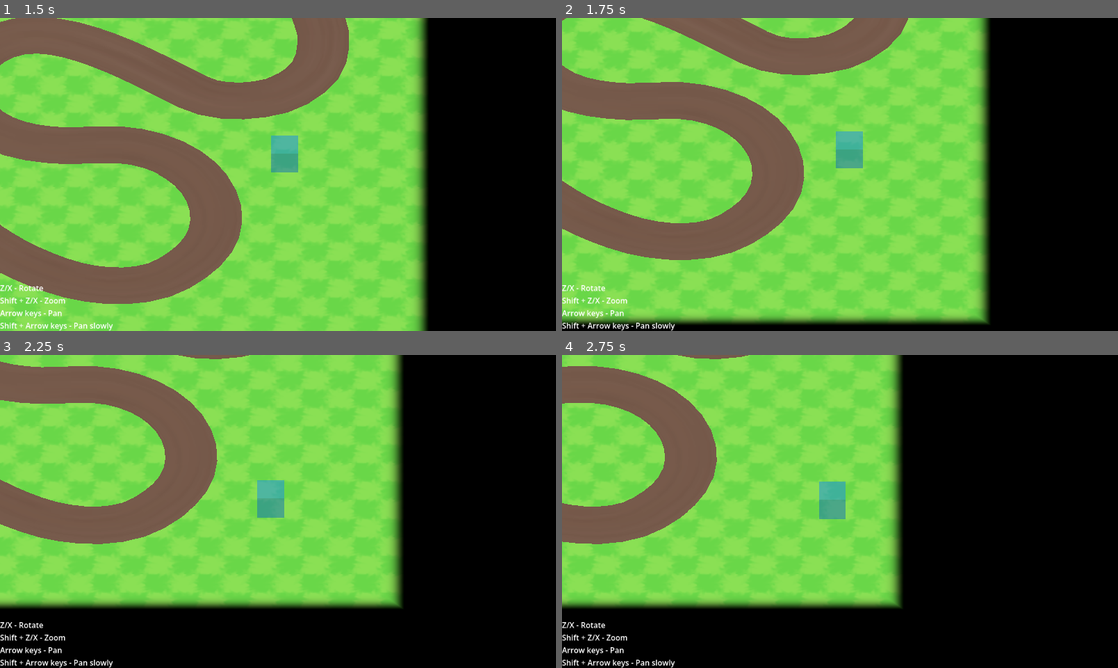
Above: before the commit, frames 1-4 (two rows, left to right).
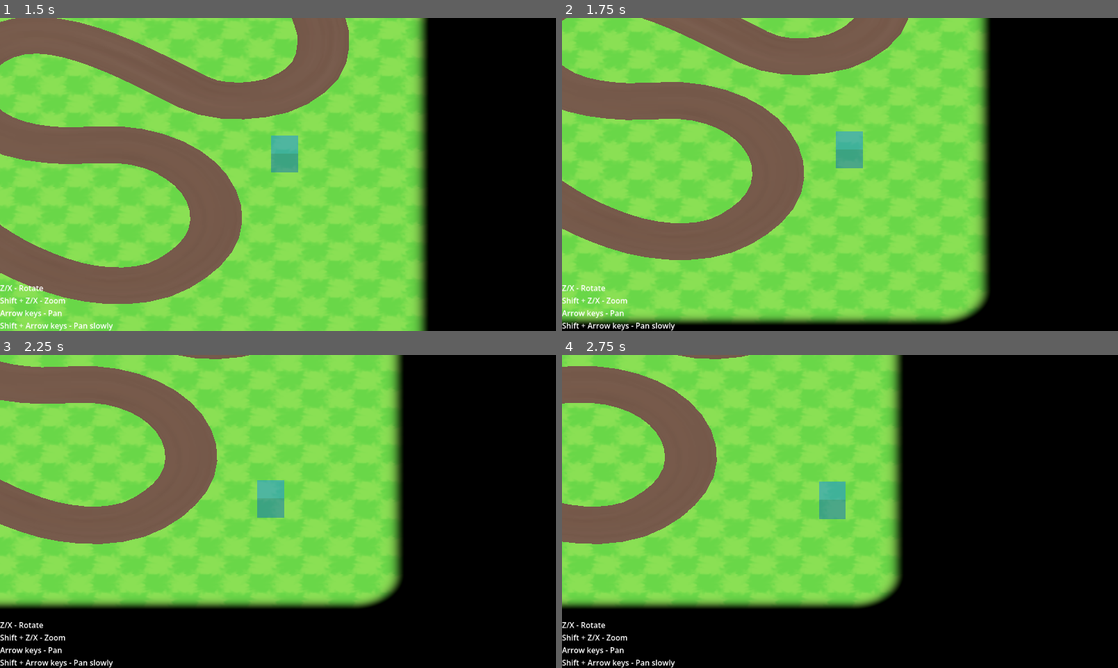
Above: after the commit, the same moments.

Repository: dairycultist/furry-roguelike-platformer
Game: Godot game, scene res://scene.tscn
Two runs of this game, one before a commit and one after it. Both use one fixed random seed, a clock stepped at 60 frames per second and the inputs below.
Inputs:
- Up to frame 1 (1.5 s): tap Enter at 0.5 s; hold Right (pan_right) 0.53-1.28 s; tap X (camalt_negative) at 0.6 s; hold Down (pan_down) from 1.28 s (still down); tap Z (camalt_positive) at 1.35 s
- Up to frame 2 (1.75 s): keep holding Down (pan_down)
- Up to frame 3 (2.25 s): release Down (pan_down) at 2.03 s; hold Right (pan_right) from 2.03 s (still down); hold Shift (modify_action) from 2.03 s (still down)
- Up to frame 4 (2.75 s): keep holding Right (pan_right); keep holding Shift (modify_action)

Frame 1 is identical in both runs. In frame 2, 0.4% of the frame differs, in the area x 70-77%, y 89-98%; in frame 3, 0.4%, in the area x 65-73%, y 72-81%; in frame 4, 0.4%.

Commit message:
Fade corners

Diff:
--- a/scene.tscn
+++ b/scene.tscn
@@ -17,6 +17,7 @@
 shader_parameter/uv_scale = Vector2(13, 13)
 shader_parameter/origin_fade_dist = 12.0
 shader_parameter/origin_fade_width2 = 1.0
+shader_parameter/fade_corner_radius = 1.0
 shader_parameter/exponent = 10.0
 
 [sub_resource type="StandardMaterial3D" id="StandardMaterial3D_l71k7"]
@@ -51,6 +52,7 @@
 shader_parameter/uv_scale = Vector2(1, 1)
 shader_parameter/origin_fade_dist = 12.0
 shader_parameter/origin_fade_width2 = 1.0
+shader_parameter/fade_corner_radius = 1.0
 shader_parameter/exponent = 10.0
 
 [node name="Root" type="Node3D" unique_id=1235117097]
--- a/toon.gdshader
+++ b/toon.gdshader
@@ -6,6 +6,7 @@
 
 uniform float origin_fade_dist = 10.0;
 uniform float origin_fade_width2 = 1.0;
+uniform float fade_corner_radius = 1.0;
 uniform float exponent : hint_range(0.0, 10.0) = 1.0;
 
 varying vec3 world_pos;
@@ -17,7 +18,21 @@
 
 void fragment() {
 
-	float dist = max(abs(world_pos.x), abs(world_pos.z));
+	float x = abs(world_pos.x);
+	float z = abs(world_pos.z);
+	float corner_dist = origin_fade_dist - fade_corner_radius;
+
+	float dist;
+
+	if (x > corner_dist && z > corner_dist) {
+
+		dist = corner_dist + distance(vec2(corner_dist, corner_dist), vec2(x, z));
+
+	} else {
+
+		dist = max(x, z);
+	}
+
 	float fade_fac = pow(smoothstep(origin_fade_dist - origin_fade_width2, origin_fade_dist + origin_fade_width2, dist), exponent);
 
     ALBEDO = mix(texture(albedo, UV * uv_scale).rgb, vec3(0.), fade_fac);
